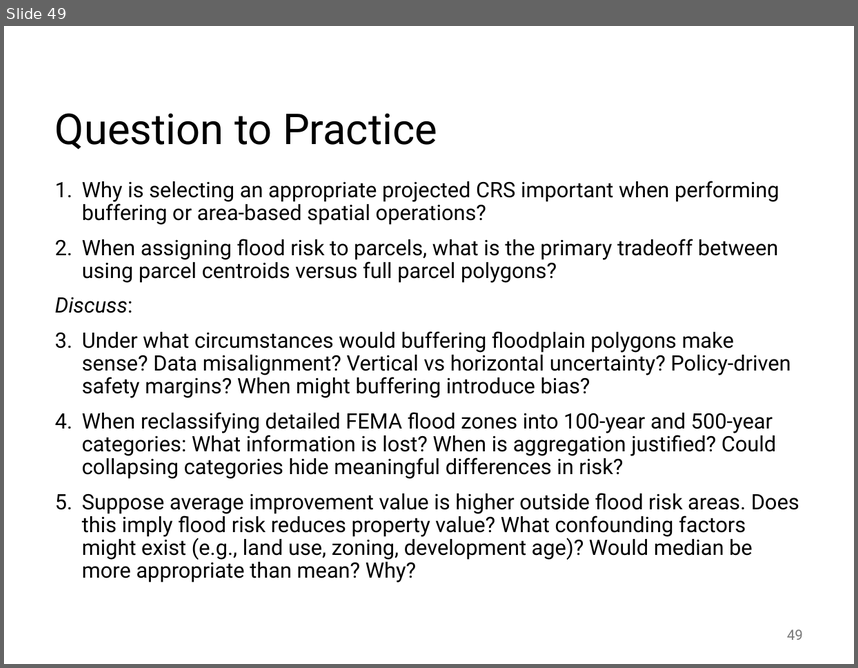
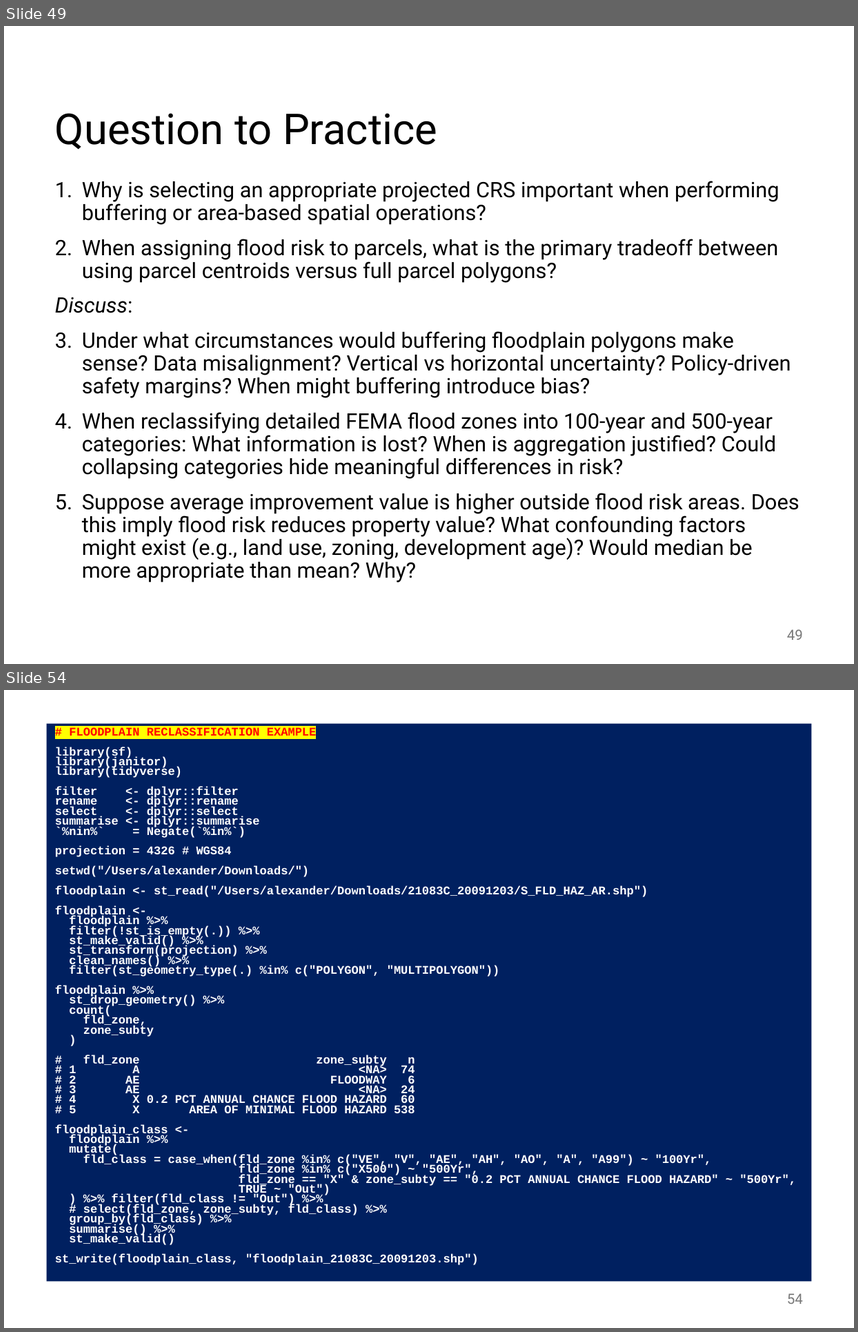
Before and after one commit to abuabara/abuabara.github.io, a slide deck: DAEN489S26/week5_slides.pptx. Shown one above the other, each under a label of ours: slide 49 before the commit, slides 49 and 54 after it; the slides between them are not shown. The pictures are 858x668 and 858x1332 pixels, drawn with LibreOffice and Linux fonts; fonts in the diff are those of the drawing. Boxes give left, top, right and bottom in pixels: in the first picture for what was removed or moved away, otherwise in the second. Text is boxed around its words. In the diff, an @@ line names an element or a change of style, - is before the commit and + after.

```diff
--- a/DAEN489S26/week5_slides.pptx
+++ b/DAEN489S26/week5_slides.pptx
@@ slide 54 added at [4, 690, 854, 1328], background #FFFFFF @@
@@ text added at [47, 723, 811, 1281], fill #002060, 10 pt, text #FFFFFF, bold @@
+# FLOODPLAIN RECLASSIFICATION EXAMPLE
+library(sf)
+library(janitor)
+library(tidyverse)
+filter <- dplyr::filter
+rename <- dplyr::rename
+select <- dplyr::select
+summarise <- dplyr::summarise
+`%nin%` = Negate(`%in%`)
+projection = 4326 # WGS84
+setwd("/Users/alexander/Downloads/")
+floodplain <- st_read("/Users/alexander/Downloads/21083C_20091203/S_FLD_HAZ_AR.shp")
+floodplain <-
+floodplain %>%
+filter(!st_is_empty(.)) %>%
+st_make_valid() %>%
+st_transform(projection) %>%
+clean_names() %>%
+filter(st_geometry_type(.) %in% c("POLYGON", "MULTIPOLYGON"))
+floodplain %>%
+st_drop_geometry() %>%
+count(
+fld_zone,
+zone_subty
+)
+# fld_zone zone_subty n
+# 1 A <NA> 74
+# 2 AE FLOODWAY 6
+# 3 AE <NA> 24
+# 4 X 0.2 PCT ANNUAL CHANCE FLOOD HAZARD 60
+# 5 X AREA OF MINIMAL FLOOD HAZARD 538
+floodplain_class <-
+floodplain %>%
+mutate(
+fld_class = case_when(fld_zone %in% c("VE", "V", "AE", "AH", "AO", "A", "A99") ~ "100Yr",
+fld_zone %in% c("X500") ~ "500Yr",
+fld_zone == "X" & zone_subty == "0.2 PCT ANNUAL CHANCE FLOOD HAZARD" ~ "500Yr",
+TRUE ~ "Out")
+) %>% filter(fld_class != "Out") %>%
+# select(fld_zone, zone_subty, fld_class) %>%
+group_by(fld_class) %>%
+summarise() %>%
+st_make_valid()
+st_write(floodplain_class, "floodplain_21083C_20091203.shp")
@@ page number added at [787, 1293, 803, 1303], 12 pt, text #797979 @@
+54
```
Also in this commit, not shown: 4 other slides added, 1 other file.
